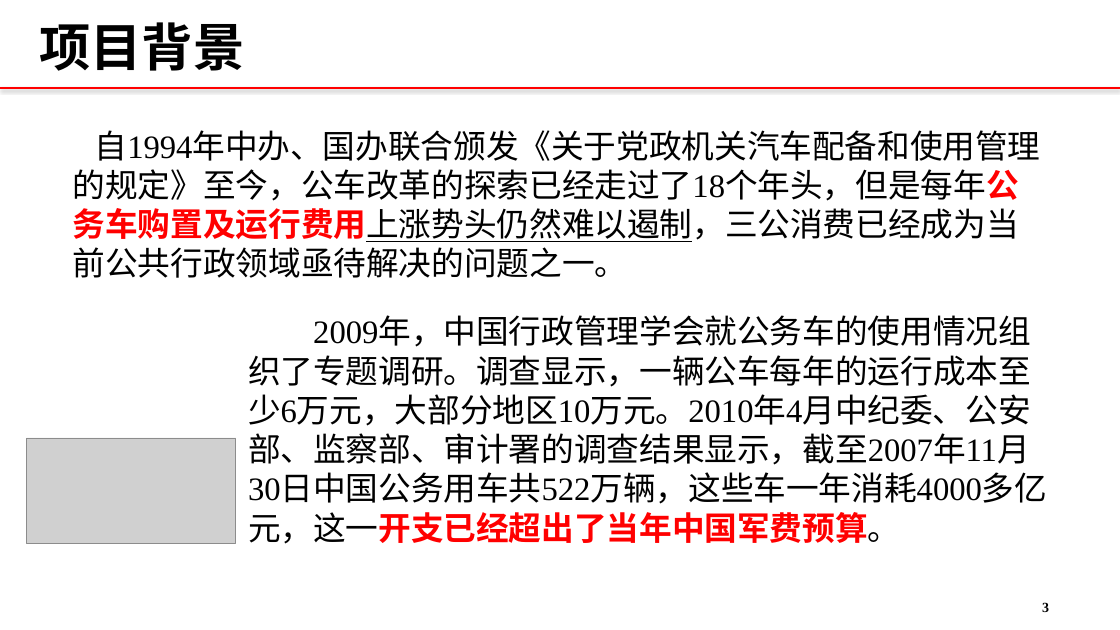
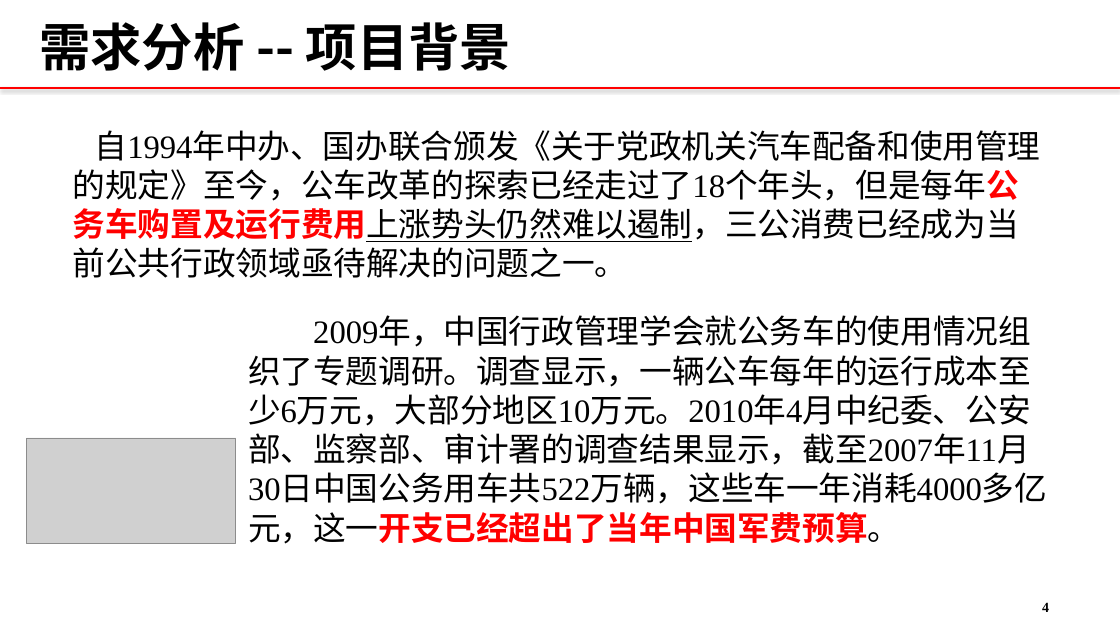
Before and after one commit to 12301068JiangDongyu/Uplan, a slide deck: slide 5 of doc/联通公务车管理系统.pptx (slide 4 before the commit). Drawn at 1120x630 pixels with LibreOffice and Linux fonts; fonts in the diff are those of the drawing; grey boxes stand for pictures; background and template pictures are left out. Boxes give left, top, right and bottom in pixels: in the first picture for what was removed or moved away, otherwise in the second. Text is boxed around its words. In the diff, an @@ line names an element or a change of style, - is before the commit and + after.

```diff
--- a/doc/联通公务车管理系统.pptx
+++ b/doc/联通公务车管理系统.pptx
@@ text at <box>39,22,511,71</box>: text changed @@
-项目背景
+需求分析 -- 项目背景
@@ page number at <box>1042,602,1049,612</box>: text changed @@
-3
+4
```
Also in this commit, not shown: 11 other slides changed, 6 slides added, 3 slides removed, 3 other files.
